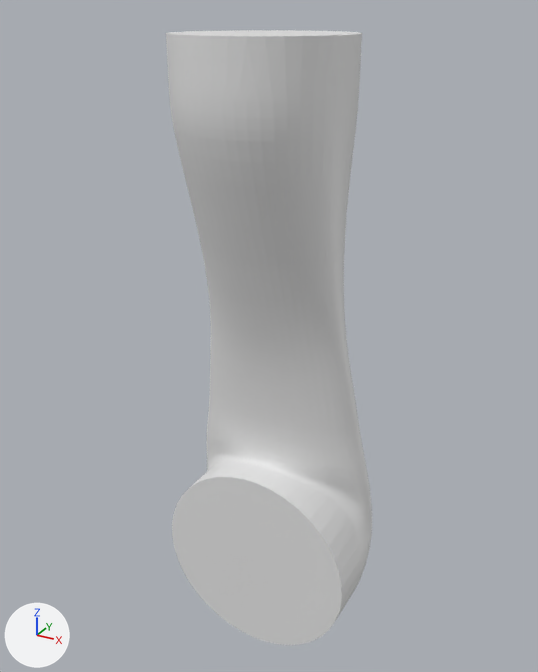
The COLLADA model kinova_description/meshes/forearm.dae, before and after one commit.
Both versions are drawn from a 50 mm lens placed at (0.127, -0.216, 0.2144), pointed at (-0.0016, 0.0179, 0.0975). Every picture has the same lights, and +X, +Y and +Z are marked at lower left.

The first picture shows 'node'.
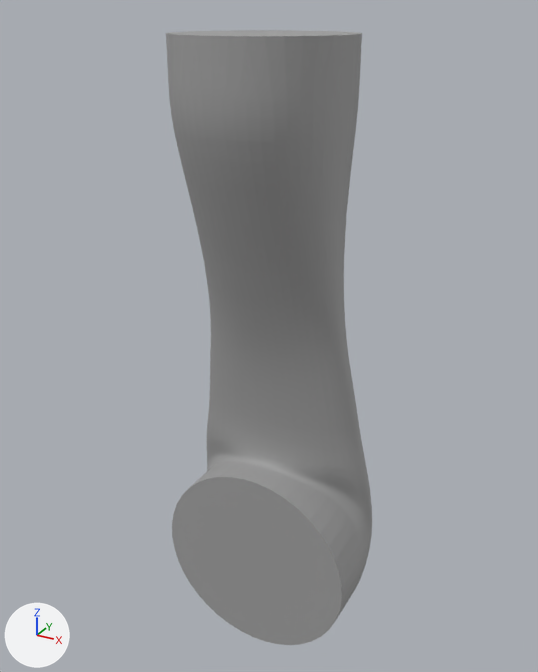
The newer file is also turned or shifted as a whole; pictures and numbers use the older file's frame.

Changed parts and their boxes [x1, y1, x2, y2] in the pictures (538 x 672 px; the box of a moved part takes in the faces that stretch with it):
part 1 of me_shape0, moved or reshaped
    both: [207, 285, 371, 522]
part 2 of me_shape0, recoloured
    both: [166, 30, 372, 645]

Edits to the bpy script that builds the scene:
```text
Add mat_shoulder:
    mat_shoulder = principled_material('shoulder')
    mat_shoulder.base_color = (0.351, 0.351, 0.351)  # grey #a0a0a0
    mat_shoulder.roughness = 0.64
Change me_shape0:
    where me_shape0.from_pydata(...)  # 3505 vertices, 7006 faces; spans x -0.041..0.041, y -0.02..0.043, z -0.041..0.207
    used by ob_node; location = (0.0, 0.0, 0.0)
    me_shape0 part 1: 97 vertices moved within x -0.041..0.04, y 0.011..0.033, z 0.005..0.117
    me_shape0 part 2: 5547 faces spanning x -0.041..0.041, y -0.02..0.043, z -0.041..0.207 switch from no material to mat_shoulder (grey #a0a0a0)
```
